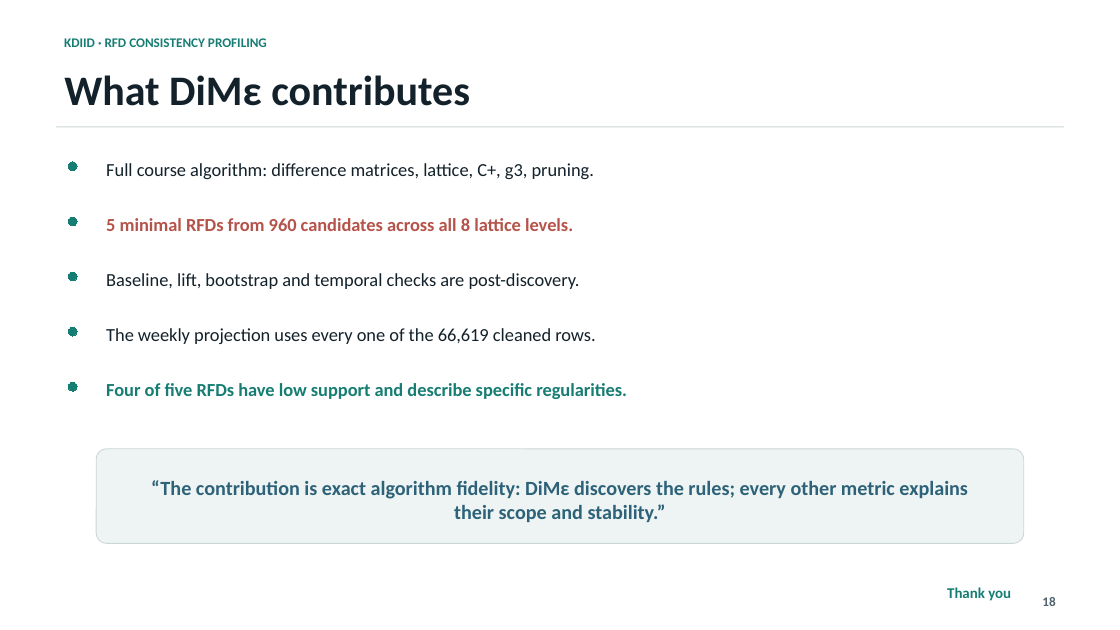
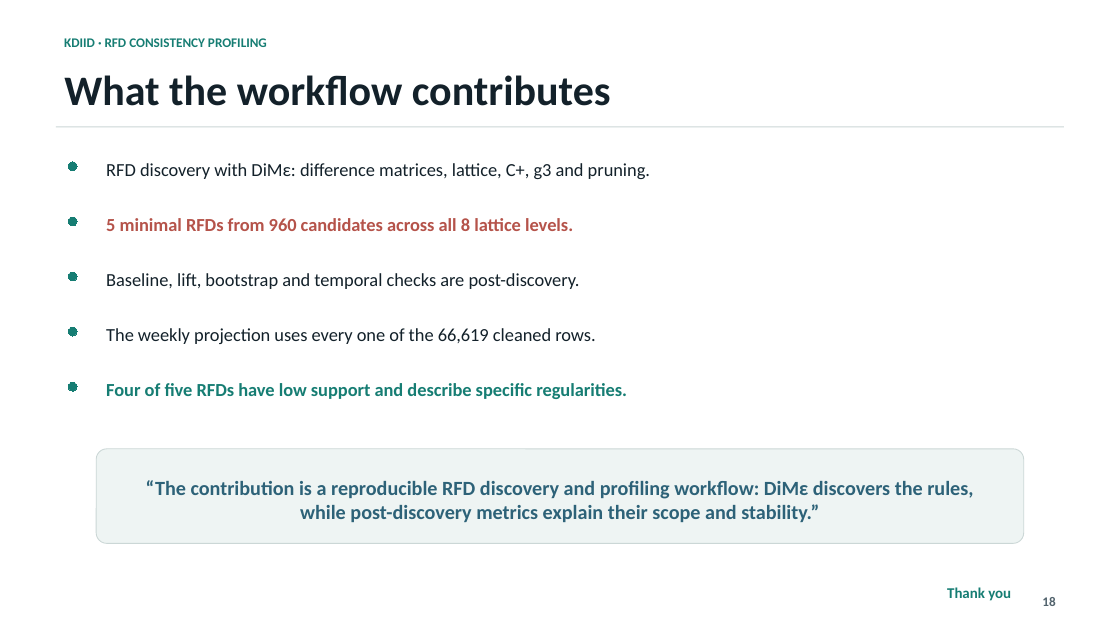
Before and after one commit to matthew-2000/rfd-urban-digital-twin, a slide deck: slide 18 of presentation/kdiid_rfd_presentation.pptx. Drawn at 1120x630 pixels with LibreOffice and Linux fonts; fonts in the diff are those of the drawing. Boxes give left, top, right and bottom in pixels: in the first picture for what was removed or moved away, otherwise in the second. Text is boxed around its words. In the diff, an @@ line names an element or a change of style, - is before the commit and + after.

```diff
--- a/presentation/kdiid_rfd_presentation.pptx
+++ b/presentation/kdiid_rfd_presentation.pptx
@@ text at (64, 75, 611, 106): text changed @@
-What DiMε contributes
+What the workflow contributes
@@ text at (106, 163, 650, 179): text changed @@
-Full course algorithm: difference matrices, lattice, C+, g3, pruning.
+RFD discovery with DiMε: difference matrices, lattice, C+, g3 and pruning.
@@ text at (146, 480, 973, 522): text changed @@
-“The contribution is exact algorithm fidelity: DiMε discovers the rules; every other metric explains their scope and stability.”
+“The contribution is a reproducible RFD discovery and profiling workflow: DiMε discovers the rules, while post-discovery metrics explain their scope and stability.”
```
Also in this commit, not shown: 7 other slides changed, 4 other files.
